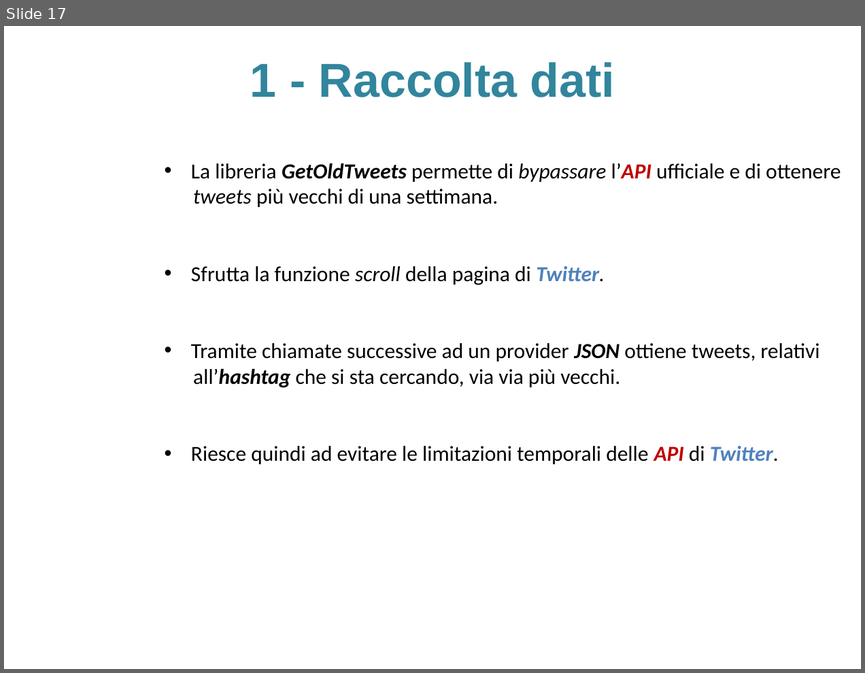
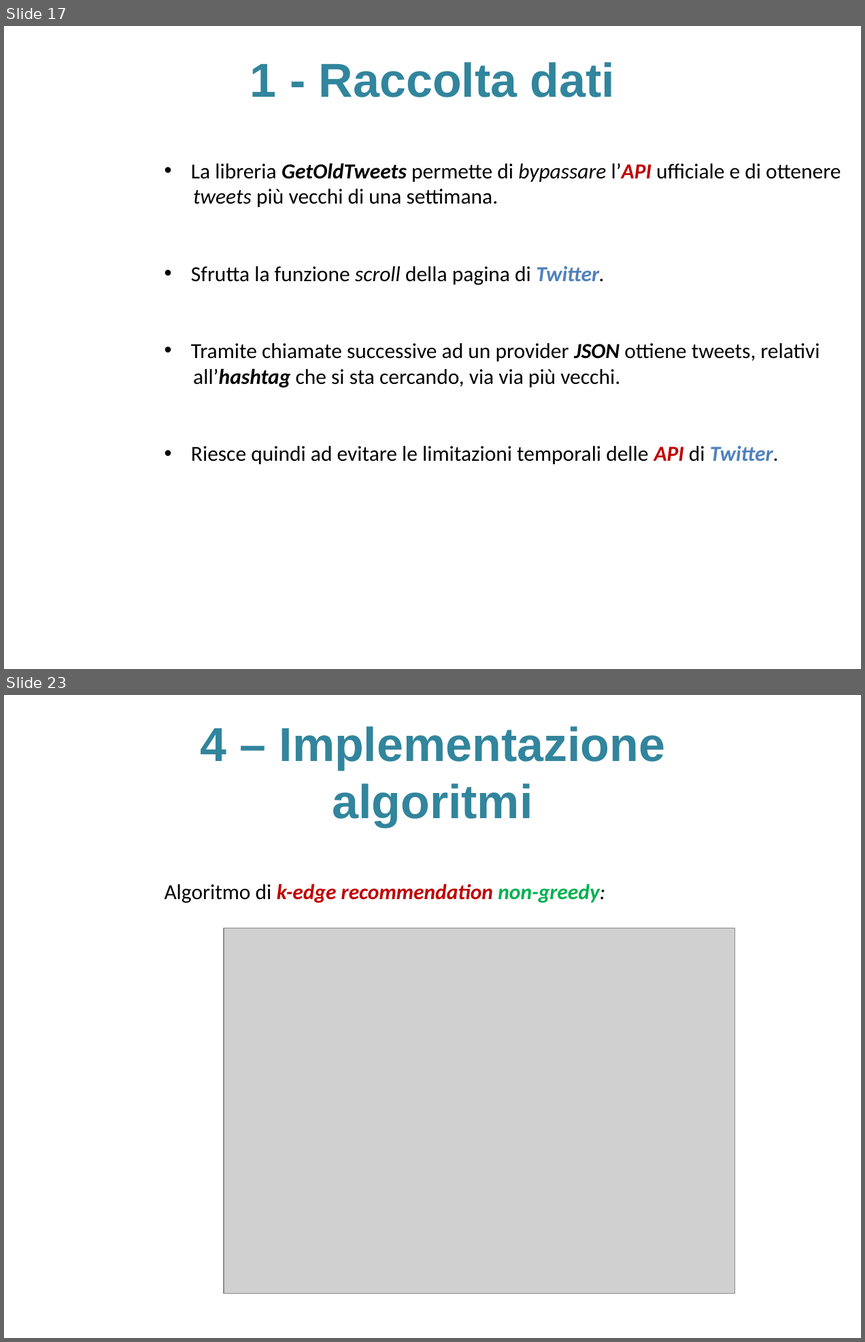
Before and after one commit to sidious1991/TesiLatex, a slide deck: PRESENTAZIONE_TESI/presentazione_agostini_stefano.pptx. Shown one above the other, each under a label of ours: slide 17 before the commit, slides 17 and 23 after it; the slides between them are not shown. The pictures are 865x673 and 865x1342 pixels, drawn with LibreOffice and Linux fonts; fonts in the diff are those of the drawing; grey boxes stand for pictures; background and template pictures are left out. Boxes give left, top, right and bottom in pixels: in the first picture for what was removed or moved away, otherwise in the second. Text is boxed around its words. In the diff, an @@ line names an element or a change of style, - is before the commit and + after.

```diff
--- a/PRESENTAZIONE_TESI/presentazione_agostini_stefano.pptx
+++ b/PRESENTAZIONE_TESI/presentazione_agostini_stefano.pptx
@@ slide 23 added at [4, 695, 861, 1338], background picture (left out) @@
@@ title added at [200, 726, 665, 827], 40 pt, text #31859C, bold @@
+4 – Implementazione
+algoritmi
@@ text added at [164, 884, 605, 903], 18 pt, text #C00000, bold, italic @@
+Algoritmo di k-edge recommendation non-greedy:
@@ picture added at [224, 928, 735, 1293] @@
```
Also in this commit, not shown: 7 slides changed, 8 other slides added, 3 other files.
